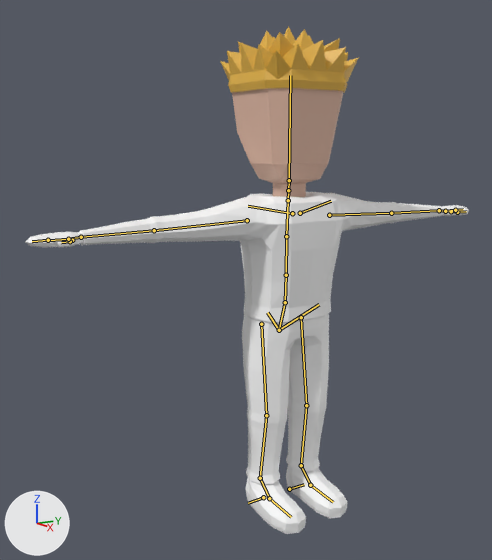
The Blender file Models/Character.blend as it was, and as the next commit left it.
The view is the same before and after, from a 50 mm lens placed at (2.205, -1.6, 1.499), pointed at (-0.066, -0.148, 0.967). The axes (+X, +Y, +Z) are drawn at lower left. The lights are the same throughout. The bones that bend it are drawn over the model as lines.

Names of what the first picture shows: 'Hair', 'Hands', 'Head', 'Outfit', 'Shoes'.
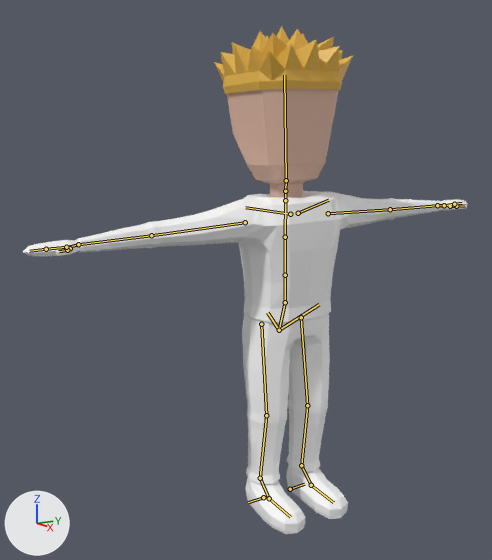
The newer file adds an action. The first version stands in its rest pose; the second is drawn at frame 60 of the action 'Idle'.

Where the change shows, as pixel boxes [x1, y1, x2, y2] in the pictures (492 x 560 px):
'Outfit', posed
    before: [78, 192, 445, 485]
    after: [76, 191, 444, 485]
'Head', posed
    before: [232, 88, 344, 197]
    after: [227, 89, 339, 198]
'Hair', posed
    before: [220, 26, 359, 93]
    after: [214, 26, 353, 94]
'Shoes', posed
    before: [246, 465, 347, 534]
    after: [246, 465, 348, 534]
'Hands', posed (37% taller)
    before: [25, 205, 469, 247]
    after: [23, 199, 468, 257]
bone 'spine.001', root to tip
    before: (285, 302) to (286, 275)
    after: (285, 302) to (285, 275)
bone 'thigh.L', root to tip
    before: (301, 317) to (306, 405)
    after: (301, 317) to (307, 405)
bone 'shin.L', root to tip
    before: (306, 405) to (301, 465)
    after: (307, 405) to (301, 465)

What the commit changed:
Bone 'spine.001' (bone_spine_001) turns from (0, 0, 0) to (0, 0, 2) degrees about its own x, y and z.
Bone 'thigh.L' (bone_thigh_l) turns from (0, 0, 0) to (-1, 0, 0) degrees about its own x, y and z.
Bone 'shin.L' (bone_shin_l) turns from (0, 0, 0) to (2, 0, 0) degrees about its own x, y and z.
